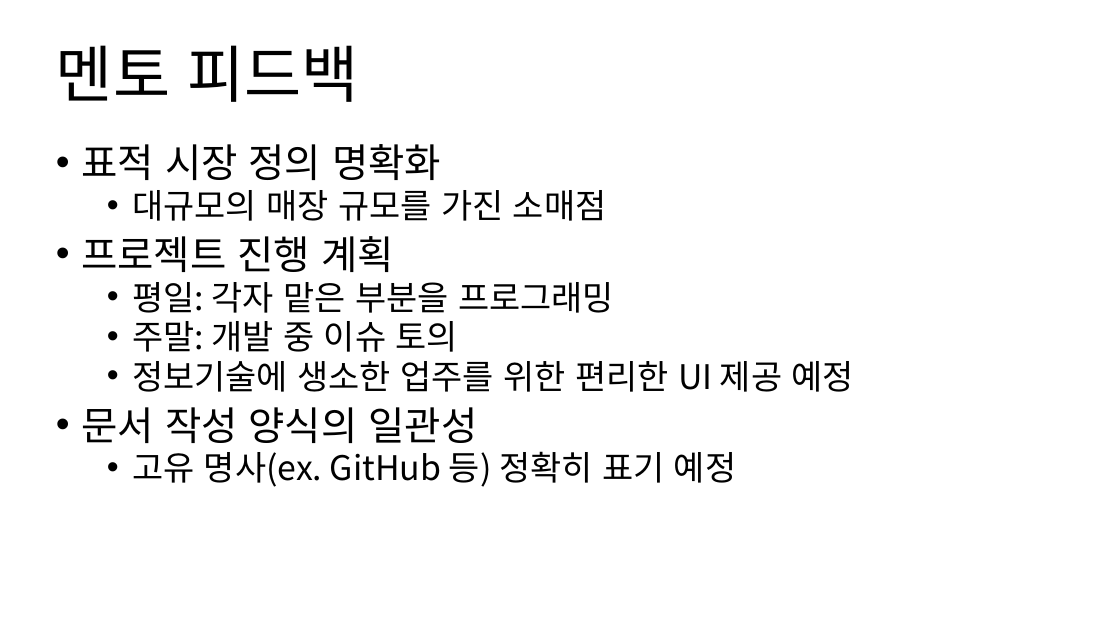
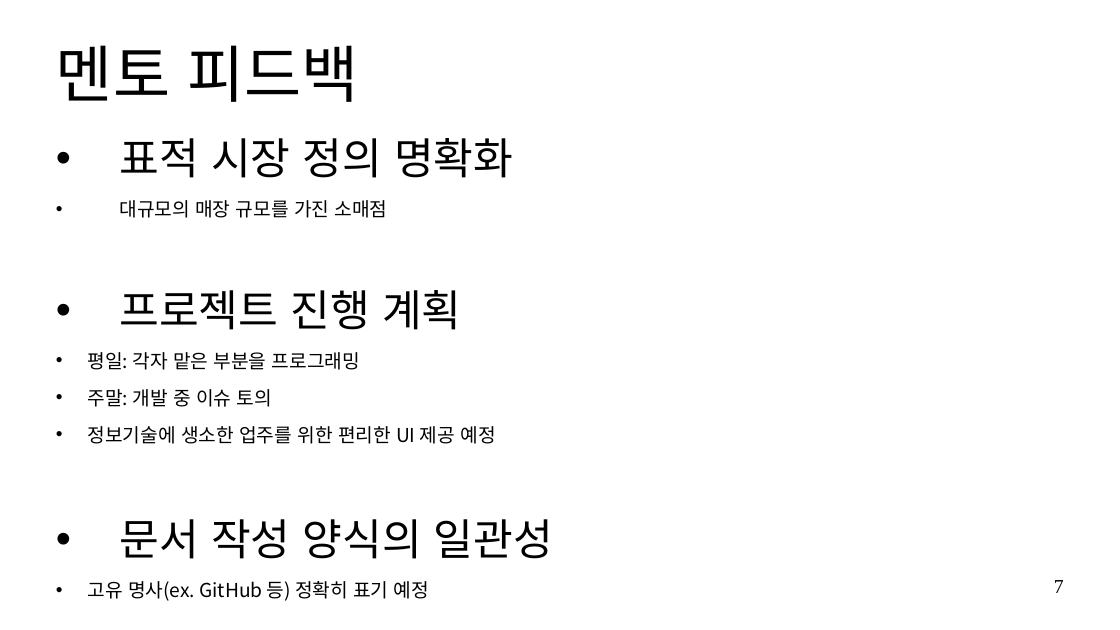
Before and after one commit to BerryWell/CapstoneDesign-2019-02, a slide deck: slide 7 of 제출자료/발표자료/발표 자료_3주차.pptx. Drawn at 1120x630 pixels with LibreOffice and Linux fonts; fonts in the diff are those of the drawing. Boxes give left, top, right and bottom in pixels: in the first picture for what was removed or moved away, otherwise in the second. Text is boxed around its words. In the diff, an @@ line names an element or a change of style, - is before the commit and + after.

```diff
--- a/제출자료/발표자료/발표 자료_3주차.pptx
+++ b/제출자료/발표자료/발표 자료_3주차.pptx
@@ text "표적 시장 정의 명확화": place and size @@
-text "표적 시장 정의 명확화" at (81, 144, 854, 487)
+text "표적 시장 정의 명확화" at (88, 138, 553, 601)
@@ text "표적 시장 정의 명확화" at (88, 138, 553, 601): size 28 to 30.6 pt in "표적 시장 정의 명확화", "프로젝트 진행 계획", "문서 작성 양식의 일관성"; size 24 to 13.6 pt in "대규모의 매장 규모를 가진 소매점", "평일: 각자 맡은 부분을 프로그래밍", "주말: 개발 중 이슈 토의", "정보기술에 생소한 업주를 위한 편리한 UI 제공 ..." and 1 more places; indent changed; line spacing 0.8 to 1.3 @@
@@ page number added at (1054, 580, 1064, 593), 14 pt, text #000000 @@
+7
```
Also in this commit, not shown: 8 other slides changed.
